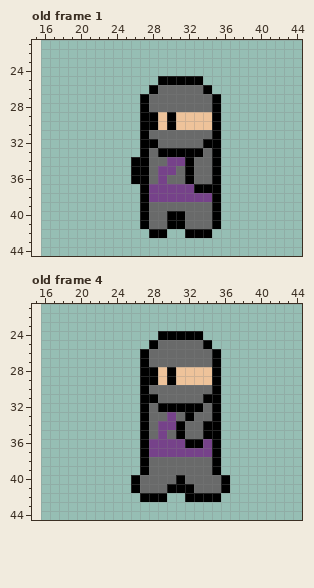
A pixel-art file gets an edit: assets/sprites/player/player.ase. Above, as it was before the edit.
32x32 pixels, 17 frames. Shown: old frame 1: x 15..44, y 21..44; old frame 4: x 15..44, y 21..44. The old version is drawn lined up with the new one, on the new canvas. The commit also changed other frames, which this record leaves out.
After:
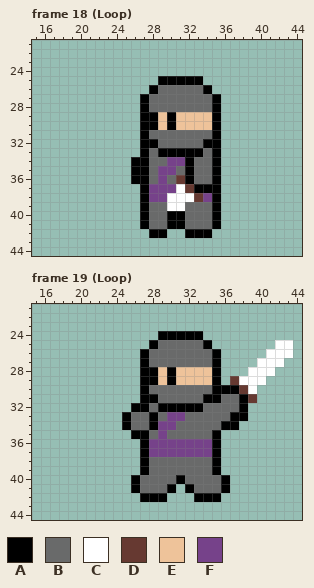
Palette (. is transparent): A #000000  B #696a6a  C #ffffff  D #663931  E #eec39a  F #76428a
A new or re-ordered frame is compared with the old frame closest to it.
Changes in this commit:
canvas 32x32 -> 64x64, the old top-left corner now at 16,16
frames 17 -> 22
Frame 18 (Loop) is new; against old frame 1:
Colour B becomes colour C in row 39 at x 30 to 31.
Colour F becomes colour C in row 37 at x 31; in row 38 at x 30 to 32.
Colour B becomes colour D in row 36 at x 31.
Colour F becomes colour D in row 37 at x 32; in row 38 at x 33.
Frame 19 (Loop) is new; against old frame 4:
The author put colour A in row 30 at x 36 to 37; in row 31 at x 38; in row 32 at x 26 and 38; in row 33 at x 25 and 37 to 38; in row 34 at x 25 and 36 to 37; in row 35 at x 26.
Colour B becomes colour A in rows 33 to 34 at x 28.
The author put colour B in rows 31 to 32 at x 36 to 37; in row 33 at x 26 and 36; in row 34 at x 26.
Colour A becomes colour B in row 32 at x 35; in row 33 at x 27, 32 and 35; in row 34 at x 27, 31 and 34 to 35; in row 35 at x 31 and 34.
The author put colour C in row 25 at x 42 to 43; in row 26 at x 41 to 43; in row 27 at x 40 to 42; in row 28 at x 39 to 41; in row 29 at x 38 to 40; in row 30 at x 39.
The author put colour D in row 29 at x 37; in row 30 at x 38; in row 31 at x 39.
Colour A becomes colour F in row 36 at x 32 to 33.
Colour B becomes colour F in row 33 at x 31.
The author cleared colour A in row 41 at x 31; in row 42 at x 32.
Where, in picture pixels (left, top, right, bottom), the same in both pictures:
changed: (167, 175, 203, 211)
changed: (122, 340, 293, 502)
